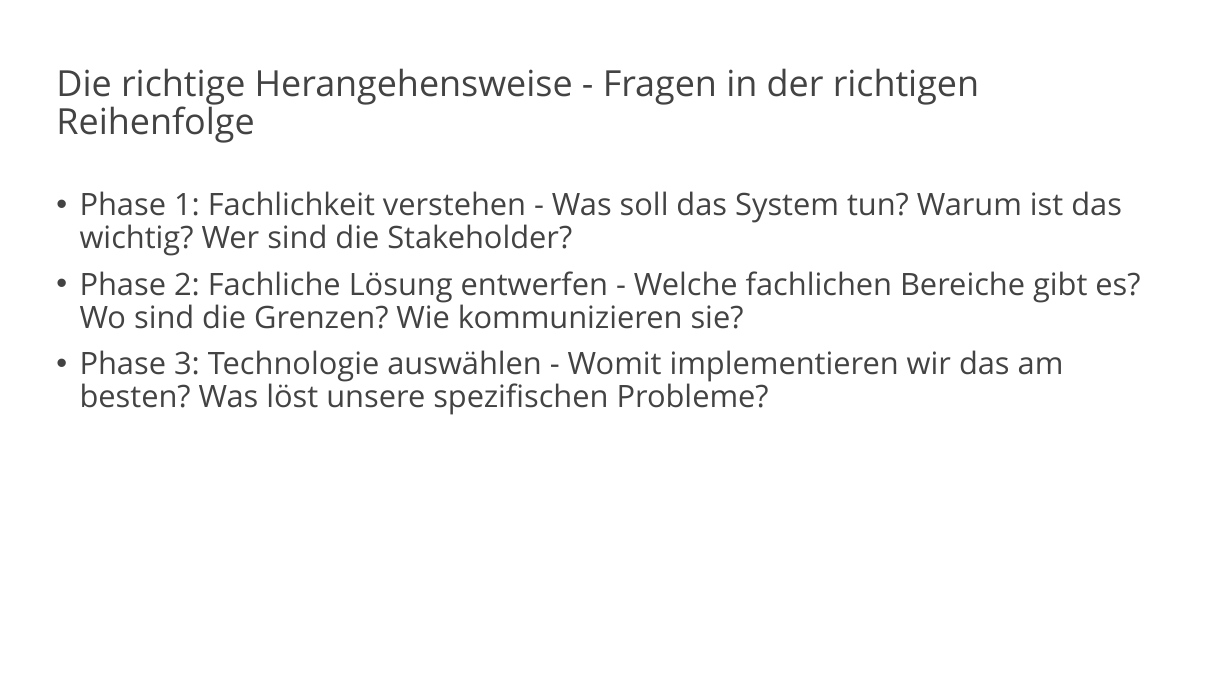
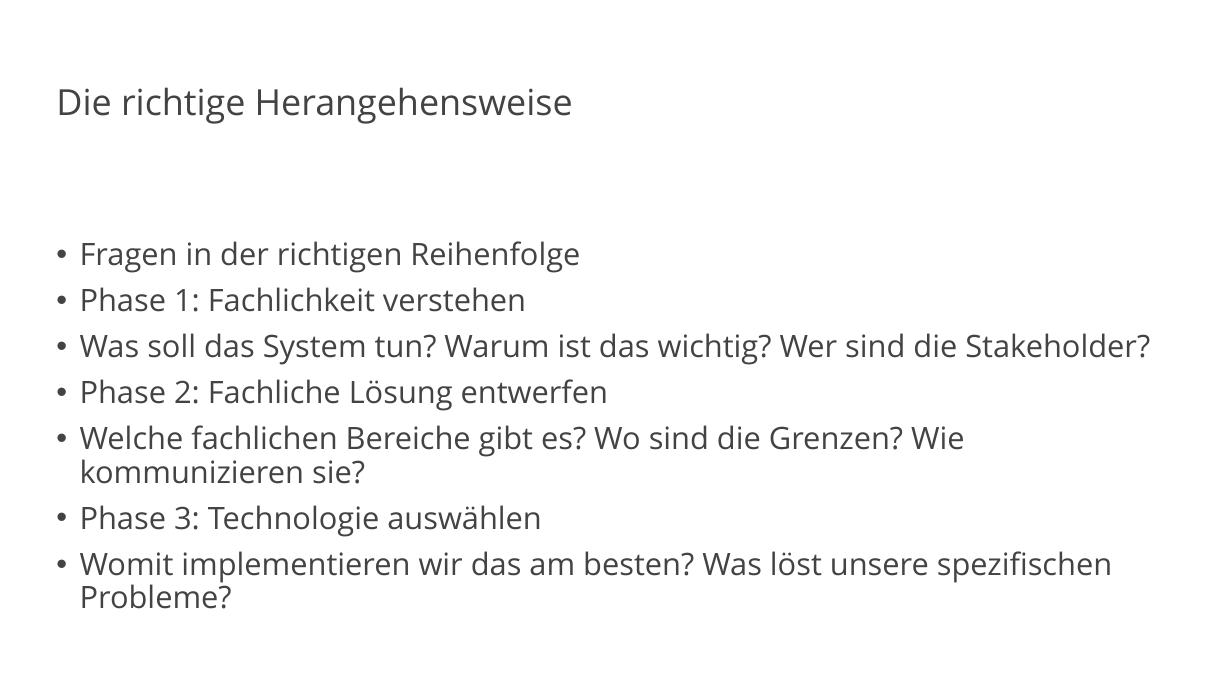
Before and after one commit to vanillacore-net/september-2025-telekom-training, a slide deck: slide 20 of presentations/powerpoint/intro-presentation.pptx (slide 24 before the commit). Drawn at 1232x693 pixels with LibreOffice and Linux fonts; fonts in the diff are those of the drawing; background and template pictures are left out. Boxes give left, top, right and bottom in pixels: in the first picture for what was removed or moved away, otherwise in the second. Text is boxed around its words. In the diff, an @@ line names an element or a change of style, - is before the commit and + after.

Commit message:
URGENT: Fix PowerPoint formatting and remove markdown syntax
- Fixed critical markdown syntax appearing in presentation text
- Applied proper PowerPoint bold formatting instead of markdown markers
- Structured slides correctly with bold section headers and bullet points
- Generated professional presentation with clean formatting
- Processed 29 slides from intro-content-extracted.md
- Created presentations/powerpoint/intro-presentation.pptx (135KB)
- Removed ALL markdown formatting (**, ##, ###) from displayed text

```diff
--- a/presentations/powerpoint/intro-presentation.pptx
+++ b/presentations/powerpoint/intro-presentation.pptx
@@ title at [56,87,573,124]: text changed @@
-Die richtige Herangehensweise - Fragen in der richtigen Reihenfolge
+Die richtige Herangehensweise
@@ text at [80,241,1150,609]: text changed @@
-• Phase 1: Fachlichkeit verstehen - Was soll das System tun? Warum ist das wichtig? Wer sind die Stakeholder?
-• Phase 2: Fachliche Lösung entwerfen - Welche fachlichen Bereiche gibt es? Wo sind die Grenzen? Wie kommunizieren sie?
-• Phase 3: Technologie auswählen - Womit implementieren wir das am besten? Was löst unsere spezifischen Probleme?
+• Fragen in der richtigen Reihenfolge
+• Phase 1: Fachlichkeit verstehen
+• Was soll das System tun? Warum ist das wichtig? Wer sind die Stakeholder?
+• Phase 2: Fachliche Lösung entwerfen
+• Welche fachlichen Bereiche gibt es? Wo sind die Grenzen? Wie kommunizieren sie?
+• Phase 3: Technologie auswählen
+• Womit implementieren wir das am besten? Was löst unsere spezifischen Probleme?
```
Also in this commit, not shown: 28 other slides changed, 6 slides removed, 1 other file.
